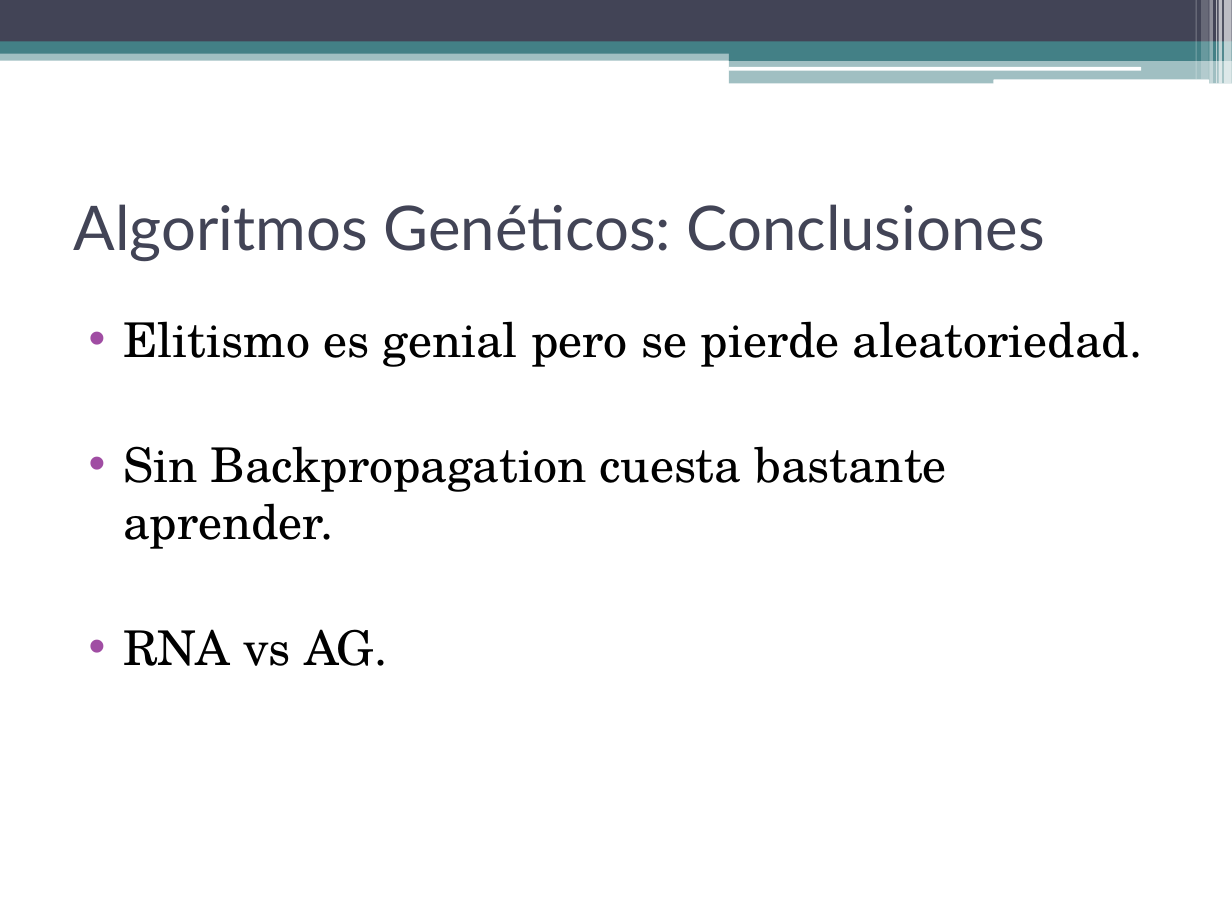
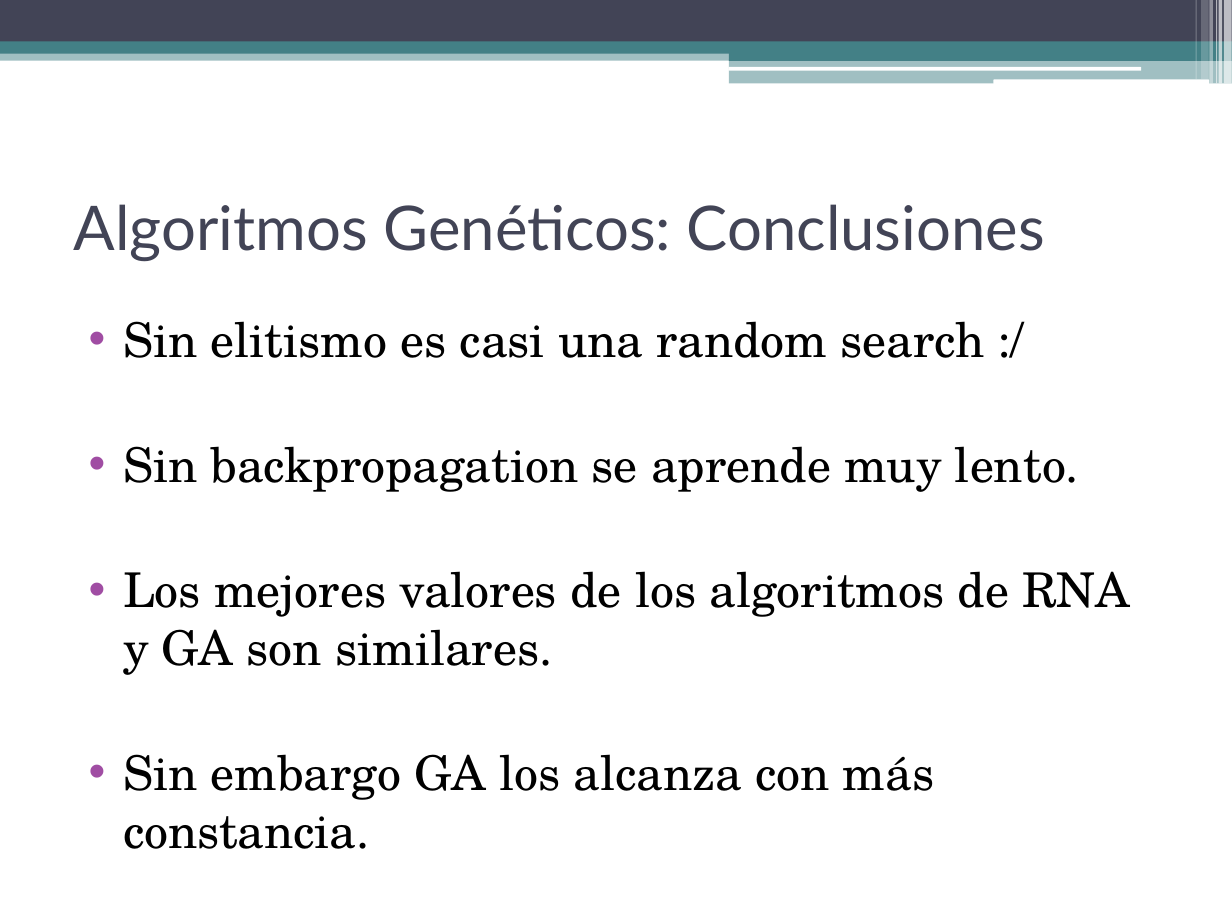
Before and after one commit to dariosus/ITBA_SIA_13_GeneticAlgorithms, a slide deck: slide 16 of presentation/Sistemas de Inteligencia Artificial.pptx (slide 15 before the commit). Drawn at 1232x924 pixels with LibreOffice and Linux fonts; fonts in the diff are those of the drawing. Boxes give left, top, right and bottom in pixels: in the first picture for what was removed or moved away, otherwise in the second. Text is boxed around its words. In the diff, an @@ line names an element or a change of style, - is before the commit and + after.

Commit message:
presentacion

```diff
--- a/presentation/Sistemas de Inteligencia Artificial.pptx
+++ b/presentation/Sistemas de Inteligencia Artificial.pptx
@@ text at [123,321,1129,849]: text changed @@
-• Elitismo es genial pero se pierde aleatoriedad.
-• Sin Backpropagation cuesta bastante aprender.
-• RNA vs AG.
+• Sin elitismo es casi una random search :/
+• Sin backpropagation se aprende muy lento.
+• Los mejores valores de los algoritmos de RNA y GA son similares.
+• Sin embargo GA los alcanza con más constancia.
```
Also in this commit, not shown: 7 other slides changed, 1 slide added.
